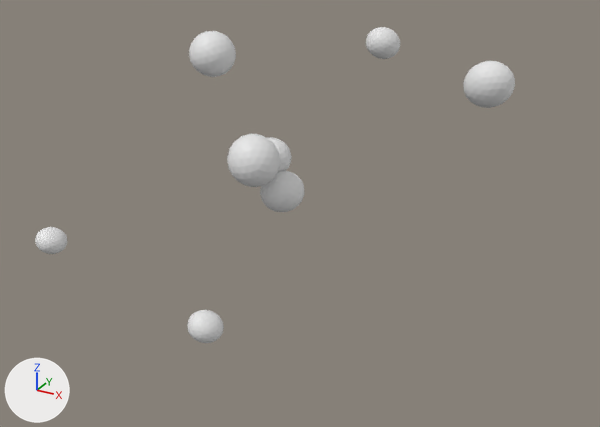
Renders of the OBJ model data/radials/radial_10/radial.obj from each side of a commit.
Rendered twice from a 50 mm camera at (0.792, -1.489, 0.661) aimed at (-0.176, 0.271, -0.219). The lights are fixed; the arrows at lower left show +X, +Y and +Z. The first picture is the older version. Where no turn or scale is listed for an object, it has been applied to the vertices.

In view in the first picture: 'radial'.
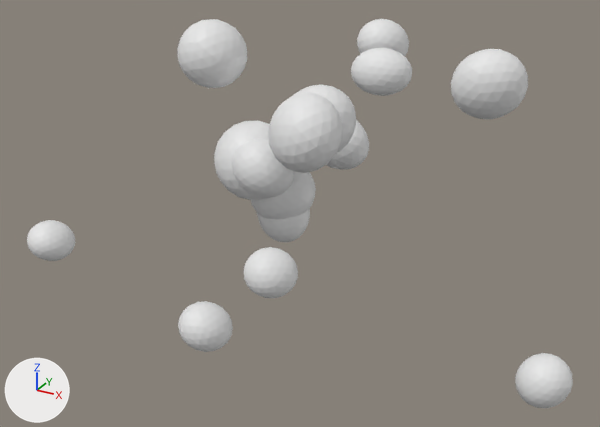
Pixel boxes [x1, y1, x2, y2] of what changed, in the pictures (600 x 427 px; the box of a moved part takes in the faces that stretch with it):
'radial', reshaped (14% wider, 23% taller)
    before: [35, 27, 515, 343]
    after: [27, 19, 573, 408]
part 1 of me_radial, moved or reshaped
    before: [260, 171, 305, 212]
    after: [251, 171, 316, 220]
part 2 of me_radial, moved or reshaped
    before: [35, 227, 67, 254]
    after: [27, 220, 75, 261]
part 3 of me_radial, added
    after: [177, 19, 247, 88]
part 4 of me_radial, moved or reshaped
    before: [227, 134, 280, 187]
    after: [214, 121, 270, 201]
part 5 of me_radial, moved or reshaped
    before: [463, 61, 515, 108]
    after: [451, 49, 528, 119]
part 6 of me_radial, moved or reshaped
    before: [366, 27, 400, 59]
    after: [357, 19, 409, 56]
part 7 of me_radial, moved or reshaped
    before: [187, 310, 224, 343]
    after: [178, 301, 233, 352]
part 8 of me_radial, moved or reshaped (not visible afterwards)
    before: [266, 137, 292, 172]
part 9 of me_radial, moved or reshaped
    before: [189, 31, 236, 77]
    after: [515, 353, 573, 408]
part 10 of me_radial, added
    after: [268, 93, 343, 173]
part 11 of me_radial, added
    after: [327, 120, 369, 170]
part 12 of me_radial, added
    after: [294, 85, 356, 153]
part 13 of me_radial, added
    after: [257, 209, 310, 242]
part 14 of me_radial, added
    after: [232, 139, 294, 198]
part 15 of me_radial, added
    after: [244, 247, 298, 298]
part 16 of me_radial, added
    after: [351, 48, 412, 96]

Edits to the bpy script that builds the scene:
```text
Change me_radial:
    remove me_radial.from_pydata(...)  # 1296 vertices, 2560 faces; spans x -0.912..0.367, y -0.044..0.676, z -0.555..0.288
    add me_radial.from_pydata(...)  # 2592 vertices, 5120 faces; spans x -0.934..0.54, y -0.158..0.699, z -0.708..0.313
    me_radial part 1: the loose piece of 162 vertices spanning x -0.175..-0.071, y 0.034..0.14, z -0.131..-0.03 is scaled about its middle by 1.5
    me_radial part 2: the loose piece of 162 vertices spanning x -0.912..-0.827, y 0.01..0.1, z -0.404..-0.33 is scaled about its middle by 1.5
    me_radial part 3: a new loose piece, an icosphere of 320 faces spanning x -0.356..-0.201, y -0.032..0.127, z 0.161..0.313
    me_radial part 4: the loose piece of 162 vertices spanning x -0.215..-0.095, y -0.044..0.073, z -0.046..0.074 is scaled about its middle by 1.5
    me_radial part 5: the loose piece of 162 vertices spanning x 0.262..0.367, y 0.156..0.245, z 0.157..0.257 is scaled about its middle by 1.5
    me_radial part 6: the loose piece of 162 vertices spanning x -0.159..-0.066, y 0.583..0.676, z 0.126..0.213 is scaled about its middle by 1.5
    me_radial part 7: the loose piece of 162 vertices spanning x -0.405..-0.308, y 0.025..0.121, z -0.555..-0.468 is scaled about its middle by 1.5
    me_radial part 8: the loose piece of 162 vertices spanning x -0.215..-0.117, y 0.06..0.153, z -0.055..0.039 is scaled about its middle by 1.5
    me_radial part 9: the loose piece of 162 vertices spanning x -0.33..-0.227, y -0.005..0.1, z 0.186..0.288 is multiplied about its middle by the matrix ((-0.896, -1.026, 0.262), (0.184, 0.168, 1.382), (-1.124, 0.846, 0.043)), then moved by (0.746, 0.397, -0.872)
    me_radial part 10: the loose piece of 162 vertices spanning x -0.215..-0.095, y -0.044..0.073, z -0.046..0.074 is copied, and the copy is multiplied about its middle by the matrix ((0.812, -0.76, 0.782), (-0.036, 1.006, 0.736), (-0.984, -0.476, 0.721)), then moved by (0.186, -0.099, 0.124); it spans x -0.048..0.11, y -0.158..-0.011, z 0.059..0.217
    me_radial part 11: the loose piece of 162 vertices spanning x -0.215..-0.117, y 0.06..0.153, z -0.055..0.039 is copied, and the copy is multiplied about its middle by the matrix ((-0.42, 1.716, 0.414), (-0.499, -0.554, 1.265), (1.411, 0.009, 0.529)), then moved by (0.099, 0.152, 0.014); it spans x -0.151..0.017, y 0.188..0.329, z -0.067..0.079
    me_radial part 12: the loose piece of 162 vertices spanning x -0.215..-0.095, y -0.044..0.073, z -0.046..0.074 is copied, and the copy is multiplied about its middle by the matrix ((-0.323, -0.369, 1.324), (0.679, 1.077, 0.457), (-1.183, 0.735, 0.013)), then moved by (0.143, 0.037, 0.101); it spans x -0.097..0.073, y -0.028..0.131, z 0.032..0.198
    me_radial part 13: the loose piece of 162 vertices spanning x -0.175..-0.071, y 0.034..0.14, z -0.131..-0.03 is copied, and the copy is multiplied about its middle by the matrix ((-0.105, 1.227, 0.552), (-0.584, -0.656, 1.011), (1.193, -0.267, 0.627)), then moved by (-0.004, 0.01, -0.055); it spans x -0.196..-0.057, y 0.028..0.165, z -0.208..-0.064
    me_radial part 14: the loose piece of 162 vertices spanning x -0.215..-0.095, y -0.044..0.073, z -0.046..0.074 is copied, and the copy is multiplied about its middle by the matrix ((0.983, 0.235, -0.529), (-0.503, 0.579, -0.705), (0.059, 0.835, 0.664)), then moved by (0.058, -0.056, 0.01); it spans x -0.165..-0.028, y -0.101..0.02, z -0.04..0.087
    me_radial part 15: the loose piece of 162 vertices spanning x -0.912..-0.827, y 0.01..0.1, z -0.404..-0.33 is copied, and the copy is multiplied about its middle by the matrix ((1.297, 1.304, 0.272), (-1.278, 1.287, -0.395), (-0.385, 0.102, 1.886)), then moved by (0.498, 0.387, -0.157); it spans x -0.452..-0.292, y 0.362..0.522, z -0.597..-0.45
    me_radial part 16: the loose piece of 162 vertices spanning x -0.159..-0.066, y 0.583..0.676, z 0.126..0.213 is copied, and the copy is multiplied about its middle by the matrix ((0.982, 1.215, -0.445), (0.702, -0.801, -0.864), (-0.832, 0.27, -1.065)), then moved by (0.076, -0.18, -0.032); it spans x -0.116..0.042, y 0.389..0.509, z 0.078..0.197
```
